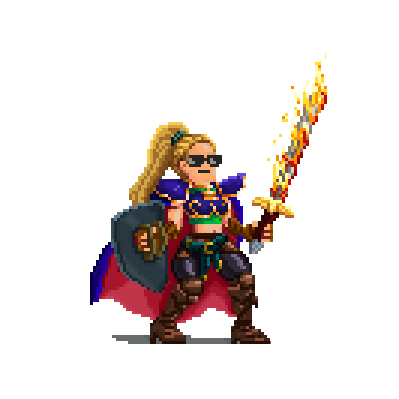
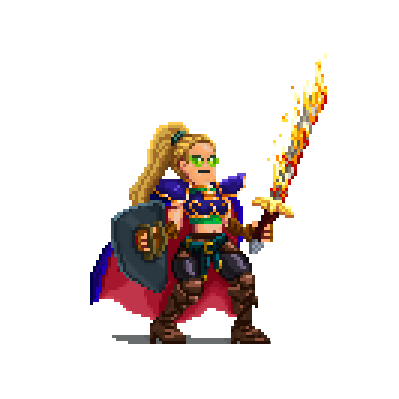
Comparing the layer stacks of the two w=399, h=399 images. Changes:
showed "Poison Stare", painted on it over (189, 155, 219, 167)
hid "Sunglasses" over (180, 155, 222, 167)
